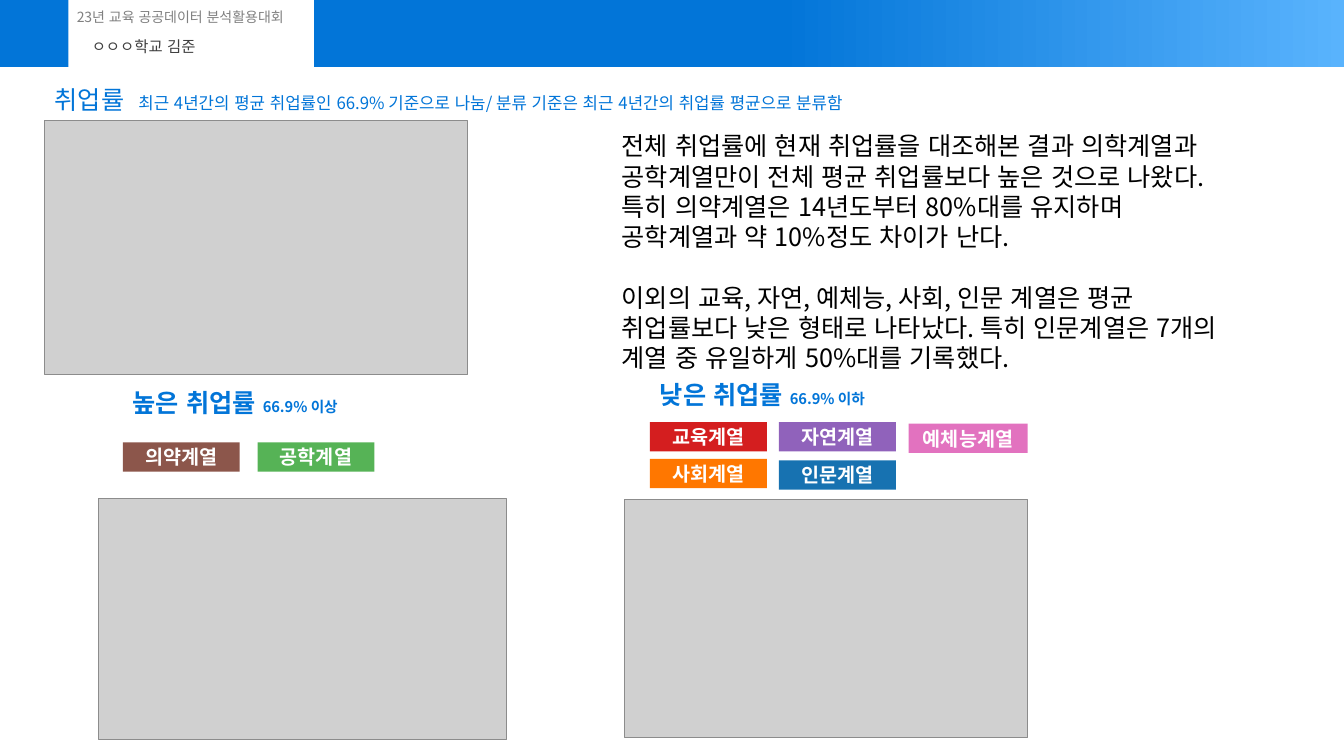
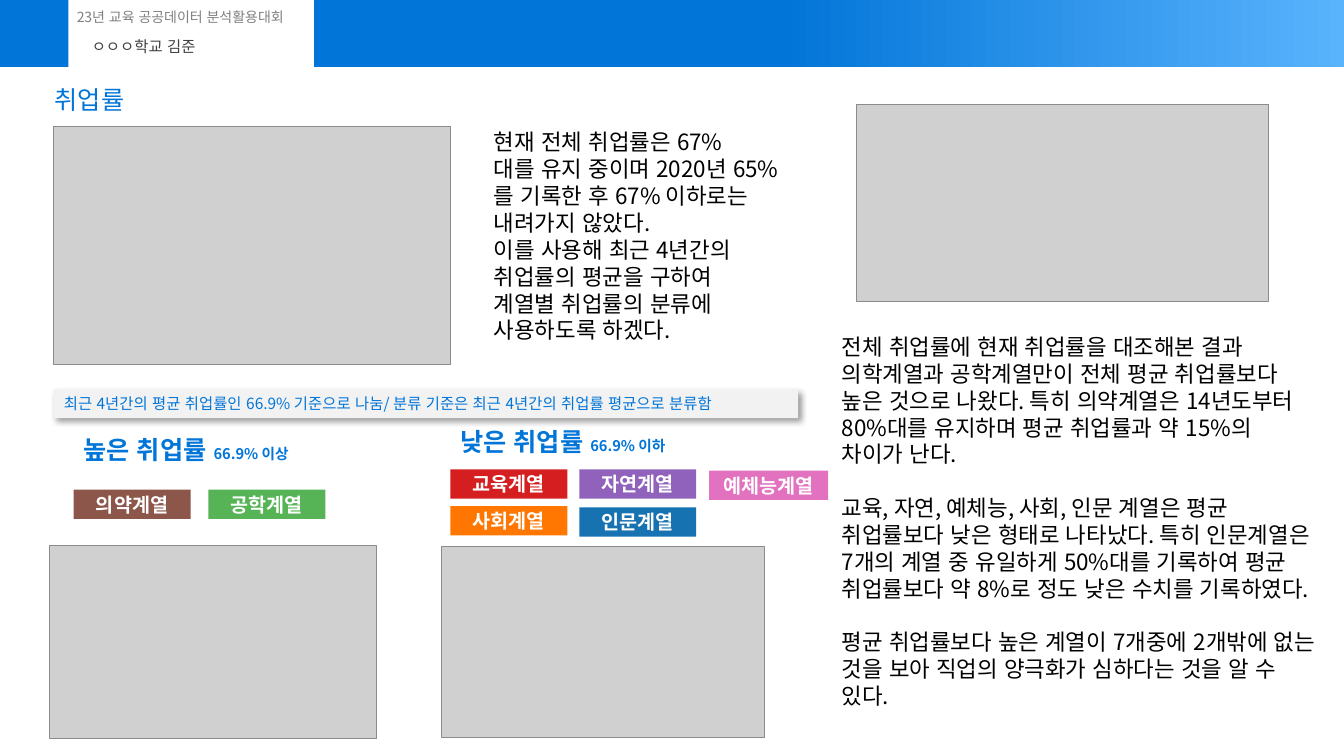
Before and after one commit to joon-11/23_dataAnalisysContestProject, a slide deck: slide 6 of submit (3).pptx. Drawn at 1344x756 pixels with LibreOffice and Linux fonts; fonts in the diff are those of the drawing; grey boxes stand for pictures. Boxes give left, top, right and bottom in pixels: in the first picture for what was removed or moved away, otherwise in the second. Text is boxed around its words. In the diff, an @@ line names an element or a change of style, - is before the commit and + after.

```diff
--- a/submit (3).pptx
+++ b/submit (3).pptx
@@ text at [55,88,125,111]: text changed; size 12 to 18 pt @@
-취업률 최근 4년간의 평균 취업률인 66.9% 기준으로 나눔/ 분류 기준은 최근 4년간의 취업률 평균으로 분류함
+취업률
@@ picture added at [857,105,1268,301] @@
@@ picture: place and size @@
-picture at [44,121,467,375]
+picture at [53,126,451,365]
@@ text added at [494,131,778,340], 16 pt, text #000000 @@
+현재 전체 취업률은 67%
+대를 유지 중이며 2020년 65%를 기록한 후 67% 이하로는 내려가지 않았다.
+이를 사용해 최근 4년간의 취업률의 평균을 구하여
+계열별 취업률의 분류에 사용하도록 하겠다.
@@ text at [842,336,1315,706]: text changed; size 18 to 16 pt @@
-전체 취업률에 현재 취업률을 대조해본 결과 의학계열과 공학계열만이 전체 평균 취업률보다 높은 것으로 나왔다. 특히 의약계열은 14년도부터 80%대를 유지하며 공학계열과 약 10%정도 차이가 난다.
-이외의 교육, 자연, 예체능, 사회, 인문 계열은 평균 취업률보다 낮은 형태로 나타났다. 특히 인문계열은 7개의 계열 중 유일하게 50%대를 기록했다.
+전체 취업률에 현재 취업률을 대조해본 결과
+의학계열과 공학계열만이 전체 평균 취업률보다 높은 것으로 나왔다. 특히 의약계열은 14년도부터 80%대를 유지하며 평균 취업률과 약 15%의 차이가 난다.
+교육, 자연, 예체능, 사회, 인문 계열은 평균 취업률보다 낮은 형태로 나타났다. 특히 인문계열은 7개의 계열 중 유일하게 50%대를 기록하여 평균 취업률보다 약 8%로 정도 낮은 수치를 기록하였다.
+평균 취업률보다 높은 계열이 7개중에 2개밖에 없는 것을 보아 직업의 양극화가 심하다는 것을 알 수 있다.
@@ rectangle added at [54,389,799,418], fill #F2F2F2, 11 pt, text #0275D8 @@
+최근 4년간의 평균 취업률인 66.9% 기준으로 나눔/ 분류 기준은 최근 4년간의 취업률 평균으로 분류함
@@ 3 rectangles: place and size @@
-3 rectangles at [650,422,1027,453]
+3 rectangles at [451,470,829,500]
@@ 2 rectangles, 1 text: place and size @@
-2 rectangles, 1 text at [123,391,374,472]
+2 rectangles, 1 text at [74,438,326,519]
@@ 2 rectangles, 1 text: place and size @@
-2 rectangles, 1 text at [650,383,896,490]
+2 rectangles, 1 text at [451,430,697,536]
@@ picture: place and size @@
-picture at [99,499,507,740]
+picture at [49,546,376,739]
@@ picture: place and size @@
-picture at [625,499,1028,738]
+picture at [442,546,764,738]
```
Also in this commit, not shown: 7 other slides changed, 2 slides added.
